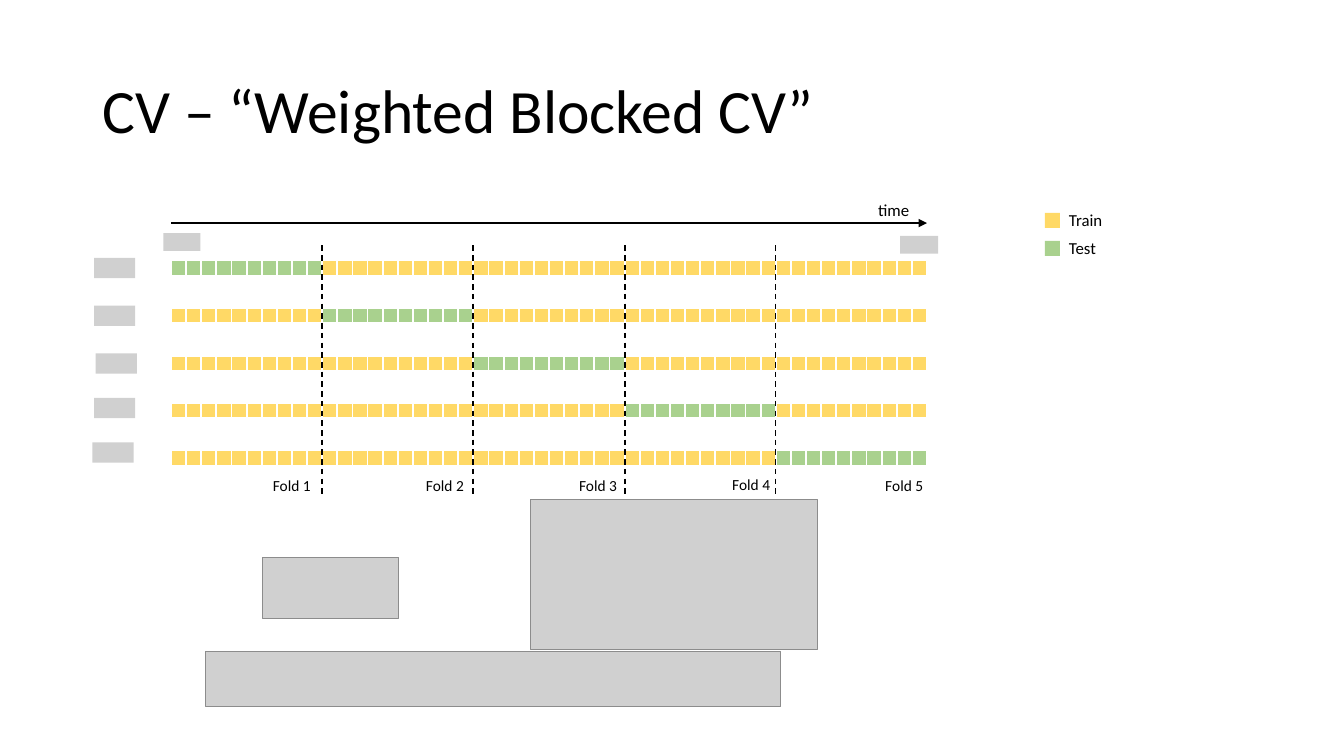
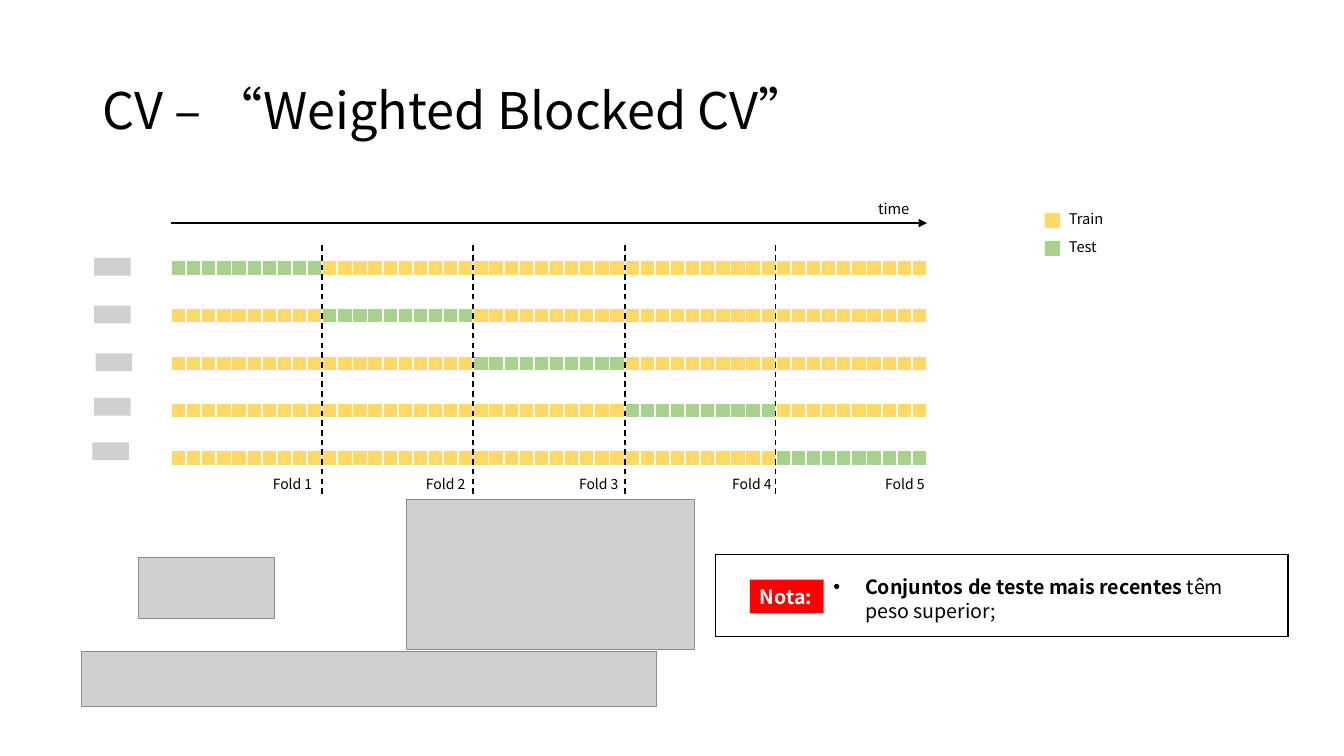
Before and after one commit to MiguelLoureiro98/timecave, a slide deck: slide 23 of papers/.ppt/cvtimeseries.pptx (slide 22 before the commit). Drawn at 1344x756 pixels with LibreOffice and Linux fonts; fonts in the diff are those of the drawing; grey boxes stand for pictures; background and template pictures are left out. Boxes give left, top, right and bottom in pixels: in the first picture for what was removed or moved away, otherwise in the second. Text is boxed around its words. In the diff, an @@ line names an element or a change of style, - is before the commit and + after.

```diff
--- a/papers/.ppt/cvtimeseries.pptx
+++ b/papers/.ppt/cvtimeseries.pptx
@@ title "CV – “Weighted Blocked CV”" at (102,86,809,142): size 44 to 36 pt, font Calibri to Noto Sans CJK TC @@
@@ picture removed at (163,233,201,251) @@
@@ picture removed at (900,236,939,254) @@
@@ size 12 to 10.5 pt, font Calibri to Noto Sans CJK TC in 3 elements at (878,202,909,214), (1069,212,1103,224), (1069,241,1097,252) @@
@@ picture: place and size @@
-picture at (94,258,135,278)
+picture at (94,258,130,276)
@@ picture: place and size @@
-picture at (94,306,135,326)
+picture at (94,306,130,324)
@@ picture: place and size @@
-picture at (96,354,137,374)
+picture at (96,354,132,372)
@@ picture: place and size @@
-picture at (94,398,135,418)
+picture at (94,398,130,416)
@@ picture: place and size @@
-picture at (93,443,134,463)
+picture at (93,443,129,461)
@@ size 11 to 10 pt, font Calibri to Noto Sans CJK TC in 5 elements at (273,478,312,489), (885,478,925,489), (426,478,466,489), (579,478,619,489), (732,478,772,489) @@
@@ 3 pictures: place and size @@
-3 pictures at (206,500,818,707)
+3 pictures at (82,500,694,707)
@@ rectangle added at (716,555,1289,636), outline #000000 1 pt @@
@@ rectangle added at (750,580,824,614), fill #FF0000, 14 pt, text #FFFFFF, bold @@
+Nota:
@@ text added at (865,577,1223,623), 14 pt, text #000000, bold @@
+• Conjuntos de teste mais recentes têm peso superior;
```
Also in this commit, not shown: 20 other slides changed, 2 slides added, 1 other file.
